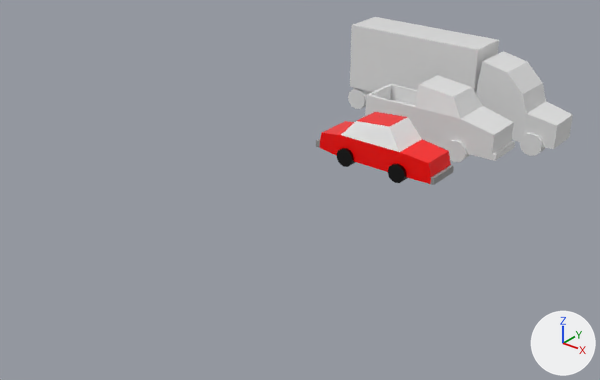
Renders of the Blender file vehicles.blend from each side of a commit.
Before and after are seen from a camera (50 mm lens) standing at (11.95, -21.78, 9.21) and looking at (-1.03, -5.55, -0.85). The axes (+X, +Y, +Z) are drawn at lower right. The lights are the same throughout.

The scene before the commit, as lines of its bpy script (objects in view):
```python
me_truck_l = bpy.data.meshes.new('Truck_L')
me_truck_l.from_pydata(...)  # 276 vertices, 170 faces; spans x -4.0..3.98, y -0.81..0.81, z -1.55..1.56
me_truck_l.materials.append(mat_truck_l)
me_truck_m = bpy.data.meshes.new('Truck_M')
me_truck_m.from_pydata(...)  # 136 vertices, 92 faces; spans x -2.32..2.4, y -0.81..0.81, z -1.05..1.04
me_truck_m.materials.append(mat_truck_m)
me_truck_s = bpy.data.meshes.new('Truck_S')
me_truck_s.from_pydata(...)  # 128 vertices, 84 faces; spans x -1.99..2.01, y -0.69..0.69, z -0.76..0.76
me_truck_s.materials.append(mat_truck_s_red)
ob_truck_l = bpy.data.objects.new('Truck_L', me_truck_l)
ob_truck_l.location = (-1.0, 3.0, 0.0)
ob_truck_m = bpy.data.objects.new('Truck_M', me_truck_m)
ob_truck_m.location = (0.0, 0.0, 0.0)
ob_truck_s = bpy.data.objects.new('Truck_S', me_truck_s)
ob_truck_s.location = (0.0, -3.0, 0.0)
```
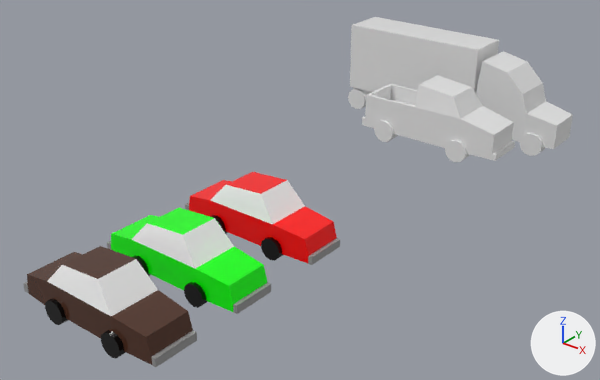
Pixel boxes (x1, y1, x2, y2) of what changed, in the pictures (600 x 380 px):
'Truck_S', recoloured, moved
    before: (316, 112, 454, 185)
    after: (185, 172, 340, 265)
'Truck_S_brown', added
    after: (24, 246, 197, 367)
'Truck_S_green', added
    after: (107, 208, 271, 314)

Diff of the bpy script that builds the scene:
```diff
--- a/vehicles.blend.py
+++ b/vehicles.blend.py
@@ img_truck_s_green_png @@
+img_truck_s_green_png = load_image('Truck_S_green.png', 'Bundled/Truck_S_green.png', 1024, 1024, 'sRGB')
@@ img_truck_s_brown_png @@
+img_truck_s_brown_png = load_image('Truck_S_brown.png', 'Bundled/Truck_S_brown.png', 1024, 1024, 'sRGB')
@@ mat_truck_s_green @@
+mat_truck_s_green = bpy.data.materials.new('Truck_S_green')
+# colours: blue #bcbcff
+# uses the picture img_truck_s_green_png
@@ mat_truck_s_brown @@
+mat_truck_s_brown = bpy.data.materials.new('Truck_S_brown')
+# colours: blue #bcbcff
+# uses the picture img_truck_s_brown_png
@@ me_truck_s @@
 me_truck_s.from_pydata(...)  # 128 vertices, 84 faces; spans x -1.99..2.01, y -0.69..0.69, z -0.76..0.76
-me_truck_s.materials.append(mat_truck_s_red)
@@ ob_truck_s @@
 ob_truck_s = bpy.data.objects.new('Truck_S', me_truck_s)
-ob_truck_s.location = (0.0, -3.0, 0.0)
+ob_truck_s.location = (0.0, -8.39, 0.0)
+ob_truck_s.material_slots[0].link = 'OBJECT'; ob_truck_s.material_slots[0].material = mat_truck_s_red
@@ ob_truck_s_green @@
+ob_truck_s_green = bpy.data.objects.new('Truck_S_green', me_truck_s)
+ob_truck_s_green.location = (0.0, -10.88, 0.0)
+ob_truck_s_green.material_slots[0].link = 'OBJECT'; ob_truck_s_green.material_slots[0].material = mat_truck_s_green
@@ ob_truck_s_brown @@
+ob_truck_s_brown = bpy.data.objects.new('Truck_S_brown', me_truck_s)
+ob_truck_s_brown.location = (0.0, -13.12, 0.0)
+ob_truck_s_brown.material_slots[0].link = 'OBJECT'; ob_truck_s_brown.material_slots[0].material = mat_truck_s_brown
```
